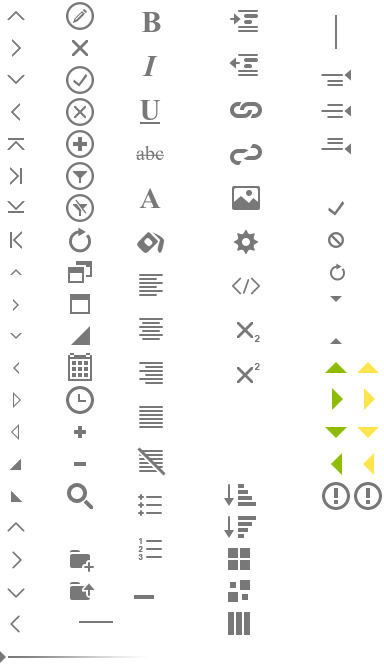
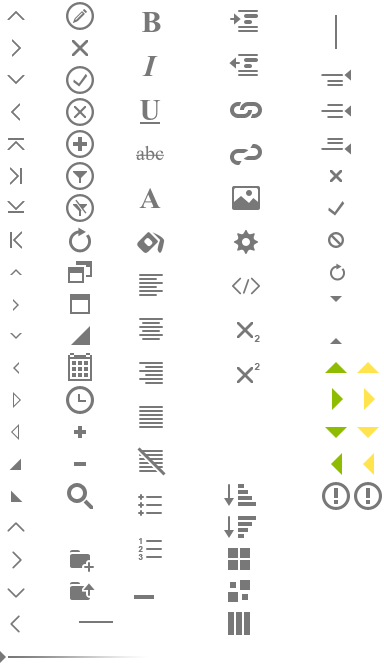
Layered file, before and after one edit (w=384, h=672). Changes by layer:
added layer "x-small" in group "Widgets 2" over [330,170,342,182]
